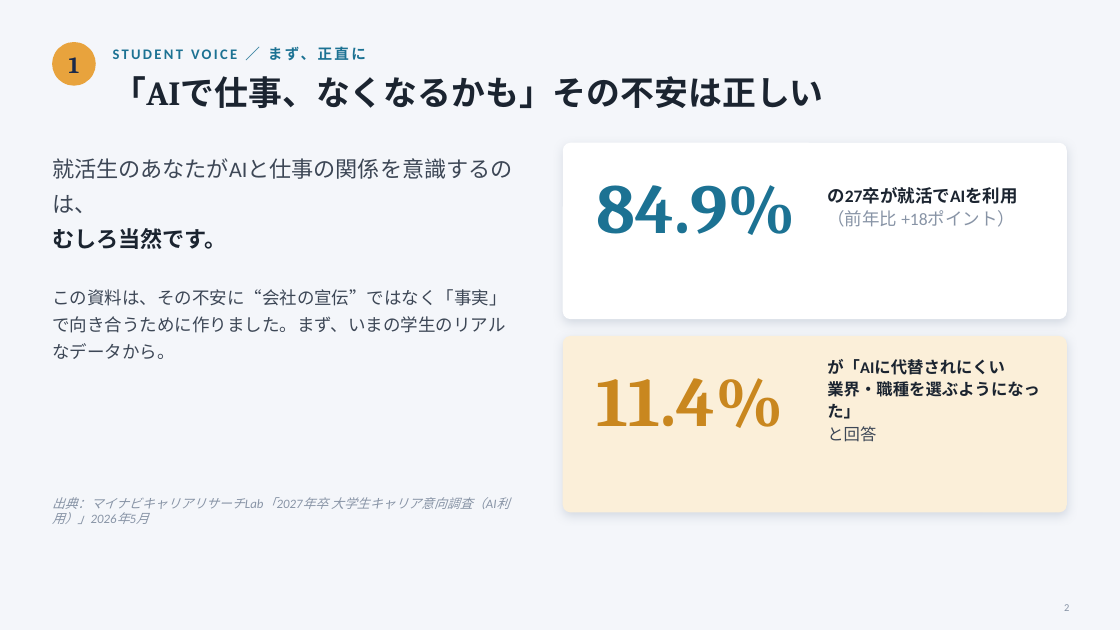
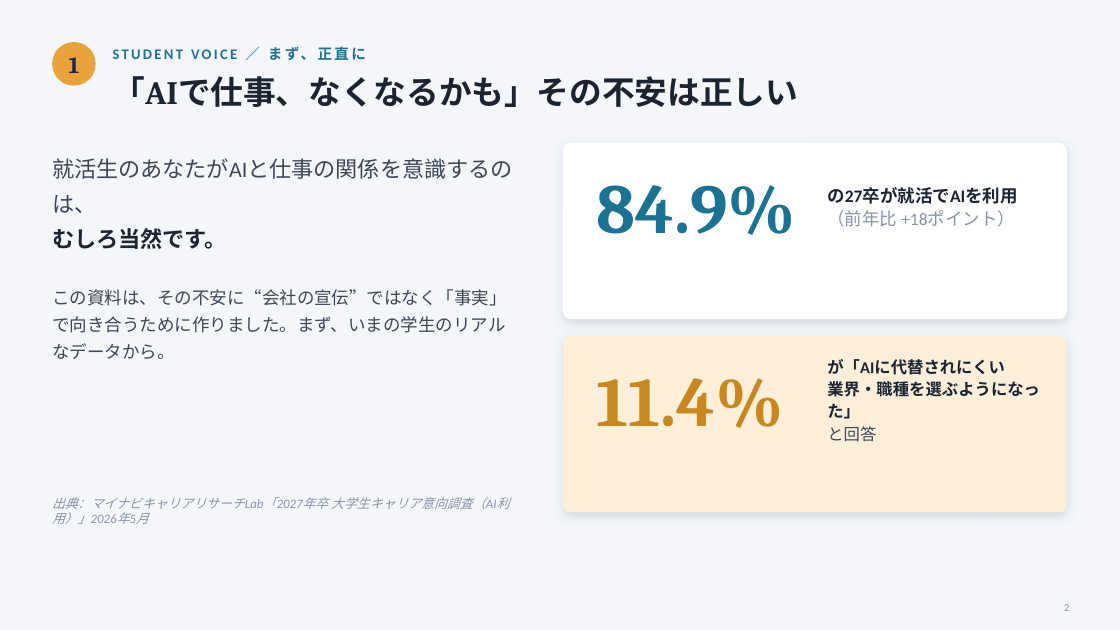
Before and after one commit to miyakumic/HRrecord, a slide deck: slide 2 of docs/ai-era-appeal-pitch-deck.pptx. Drawn at 1120x630 pixels with LibreOffice and Linux fonts; fonts in the diff are those of the drawing. Boxes give left, top, right and bottom in pixels: in the first picture for what was removed or moved away, otherwise in the second. Text is boxed around its words. In the diff, an @@ line names an element or a change of style, - is before the commit and + after.

```diff
--- a/docs/ai-era-appeal-pitch-deck.pptx
+++ b/docs/ai-era-appeal-pitch-deck.pptx
@@ text "「AIで仕事、なくなるかも」その不安は正しい" at box(113, 76, 798, 107): size 29 to 28 pt @@
```
Also in this commit, not shown: 8 other slides changed, 3 slides added, 1 other file.
